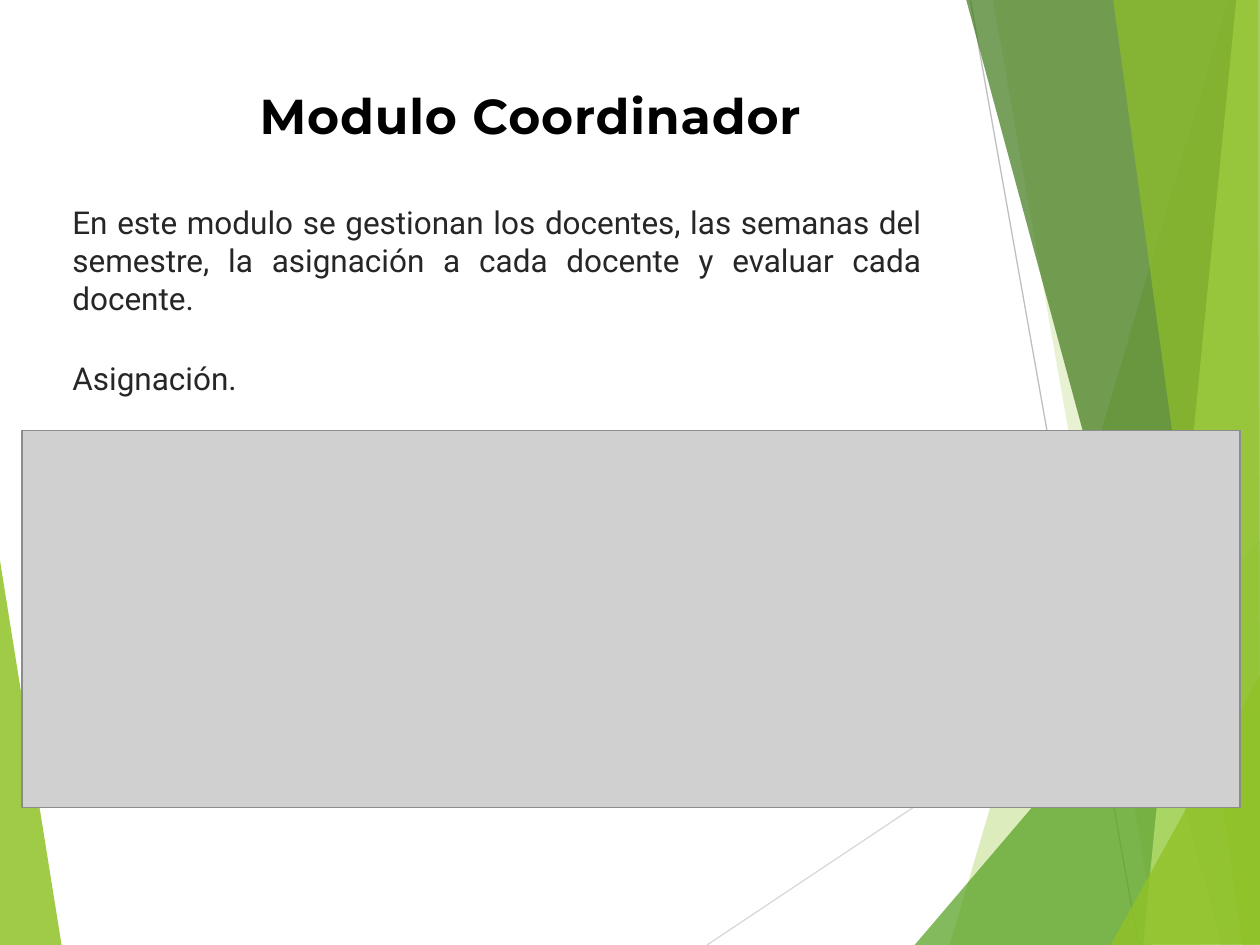
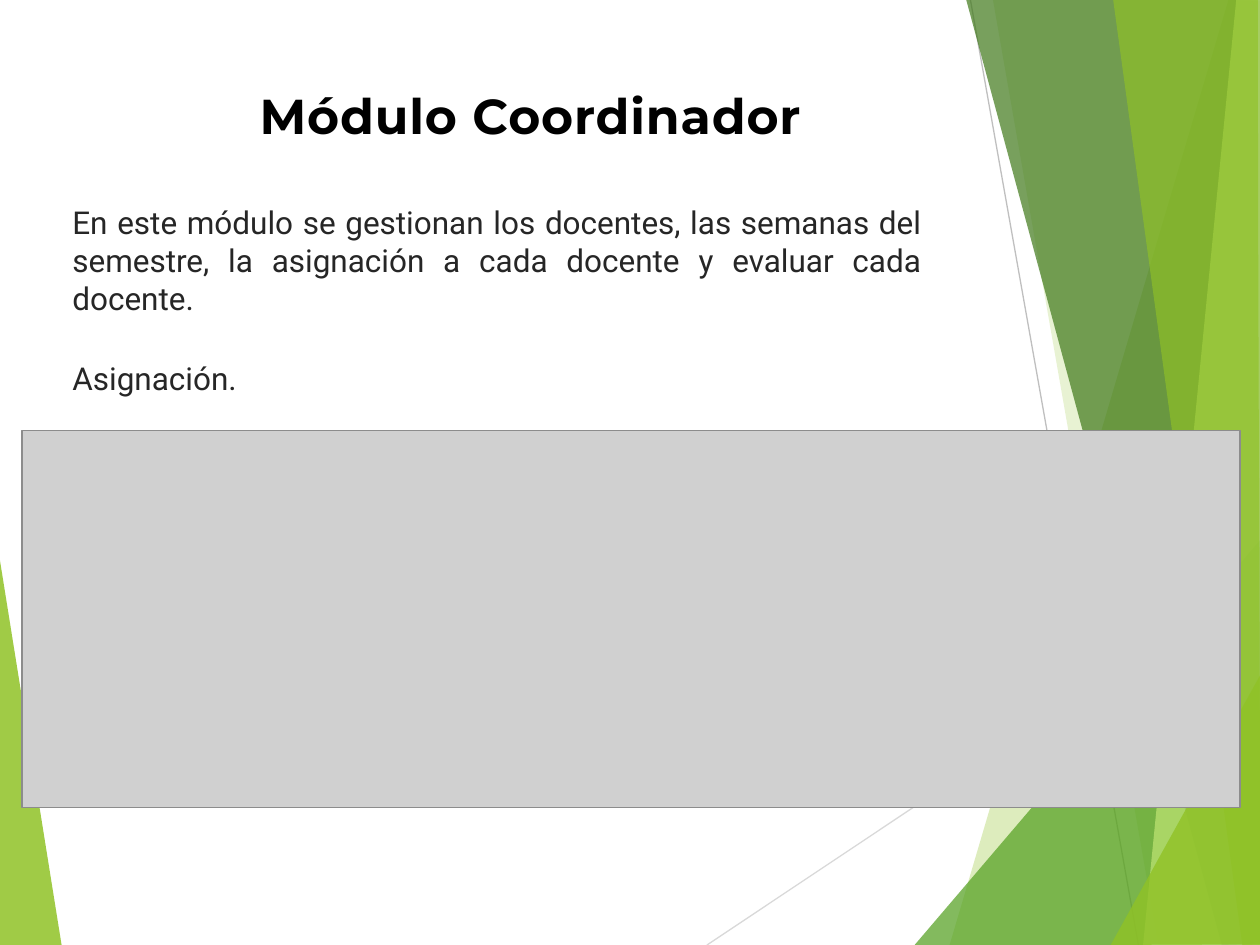
Before and after one commit to andy645jh/ProyectoGrado, a slide deck: slide 7 of extras/docs/rdc_presentacion.pptx. Drawn at 1260x945 pixels with LibreOffice and Linux fonts; fonts in the diff are those of the drawing; grey boxes stand for pictures. Boxes give left, top, right and bottom in pixels: in the first picture for what was removed or moved away, otherwise in the second. Text is boxed around its words. In the diff, an @@ line names an element or a change of style, - is before the commit and + after.

```diff
--- a/extras/docs/rdc_presentacion.pptx
+++ b/extras/docs/rdc_presentacion.pptx
@@ text at [260,95,800,135]: text changed @@
-Modulo Coordinador
+Módulo Coordinador
@@ text at [72,210,921,311]: text changed @@
-En este modulo se gestionan los docentes, las semanas del semestre, la asignación a cada docente y evaluar cada docente.
+En este módulo se gestionan los docentes, las semanas del semestre, la asignación a cada docente y evaluar cada docente.
```
Also in this commit, not shown: 7 other slides changed.
